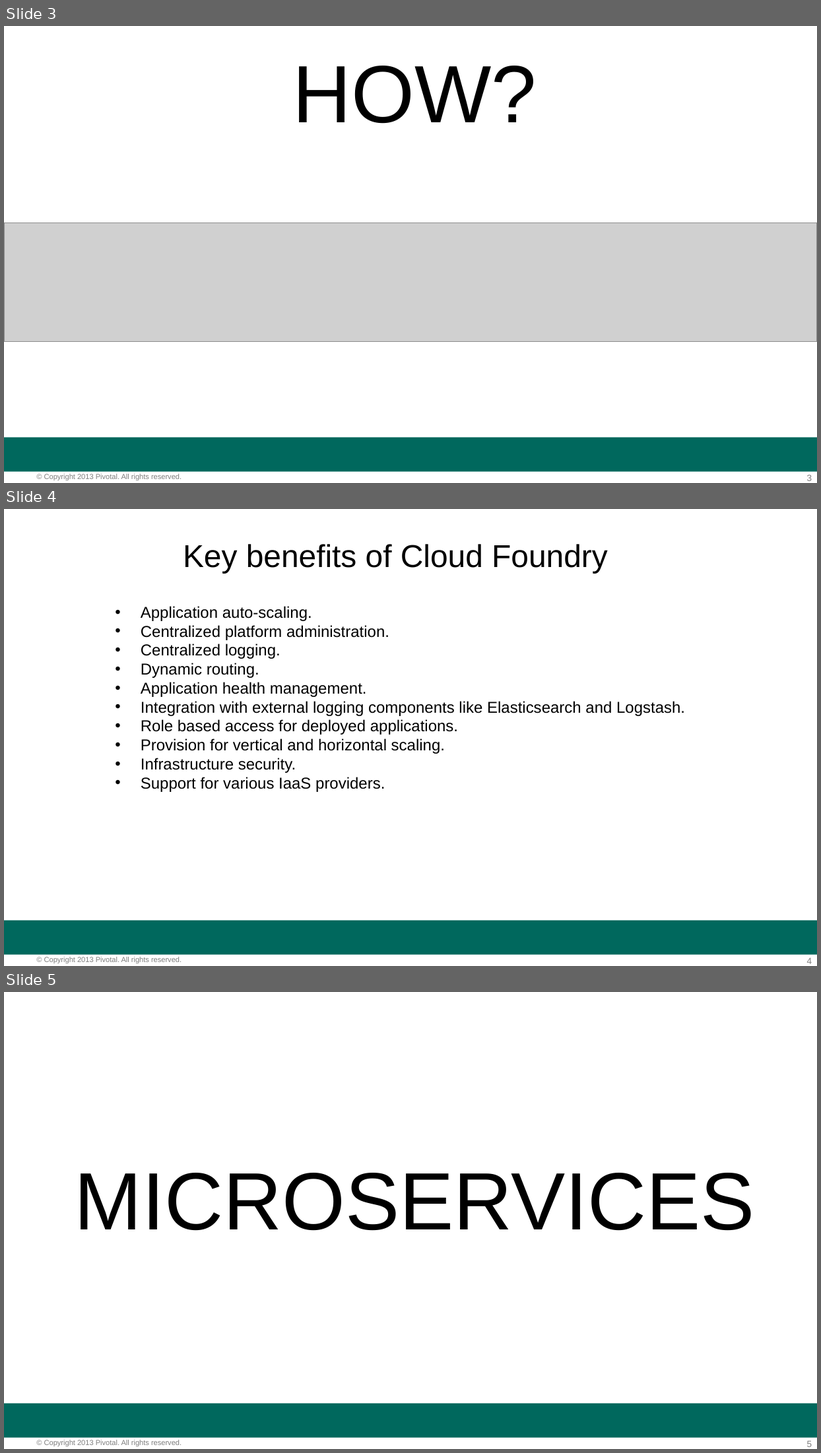
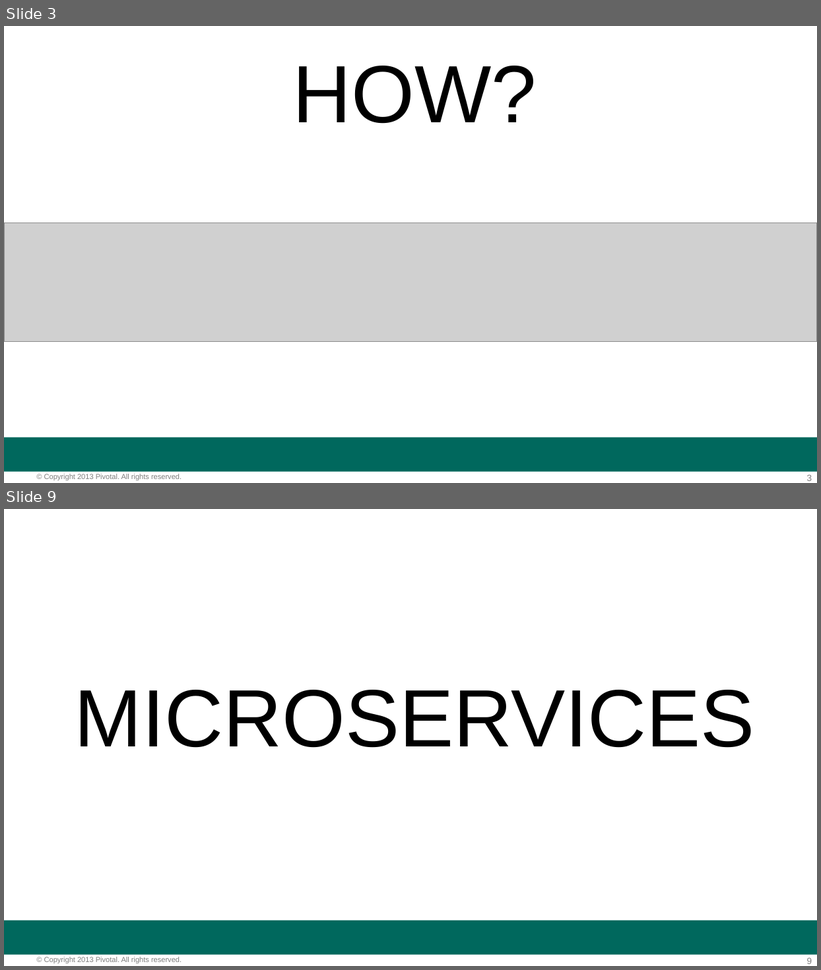
Before and after one commit to amitgandotra/extra, a slide deck: Hour_of_Power_v2.pptx. Shown one above the other, each under a label of ours: slides 3, 4 and 5 before the commit, slides 3 and 9 after it; the slides between them are not shown. The pictures are 821x1453 and 821x970 pixels, drawn with LibreOffice and Linux fonts; fonts in the diff are those of the drawing; grey boxes stand for pictures; background and template pictures are left out. Boxes give left, top, right and bottom in pixels: in the first picture for what was removed or moved away, otherwise in the second. Text is boxed around its words. In the diff, an @@ line names an element or a change of style, - is before the commit and + after.

```diff
--- a/Hour_of_Power_v2.pptx
+++ b/Hour_of_Power_v2.pptx
@@ slide 4 removed at (4, 509, 817, 966), background #FFFFFF; not listed: 3 template elements that a slide beside it also shows @@
@@ text removed at (183, 544, 608, 573) @@
-Key benefits of Cloud Foundry
@@ text removed at (141, 606, 685, 792) @@
-• Application auto-scaling.
-• Centralized platform administration.
-• Centralized logging.
-• Dynamic routing.
-• Application health management.
-• Integration with external logging components like Elasticsearch and Logstash.
-• Role based access for deployed applications.
-• Provision for vertical and horizontal scaling.
-• Infrastructure security.
-• Support for various IaaS providers.
@@ what was slide 5 is now slide 9 @@
@@ page number at (807, 958, 812, 964): text changed @@
-5
+9
```
Also in this commit, not shown: 1 slide changed, 2 slides added.
